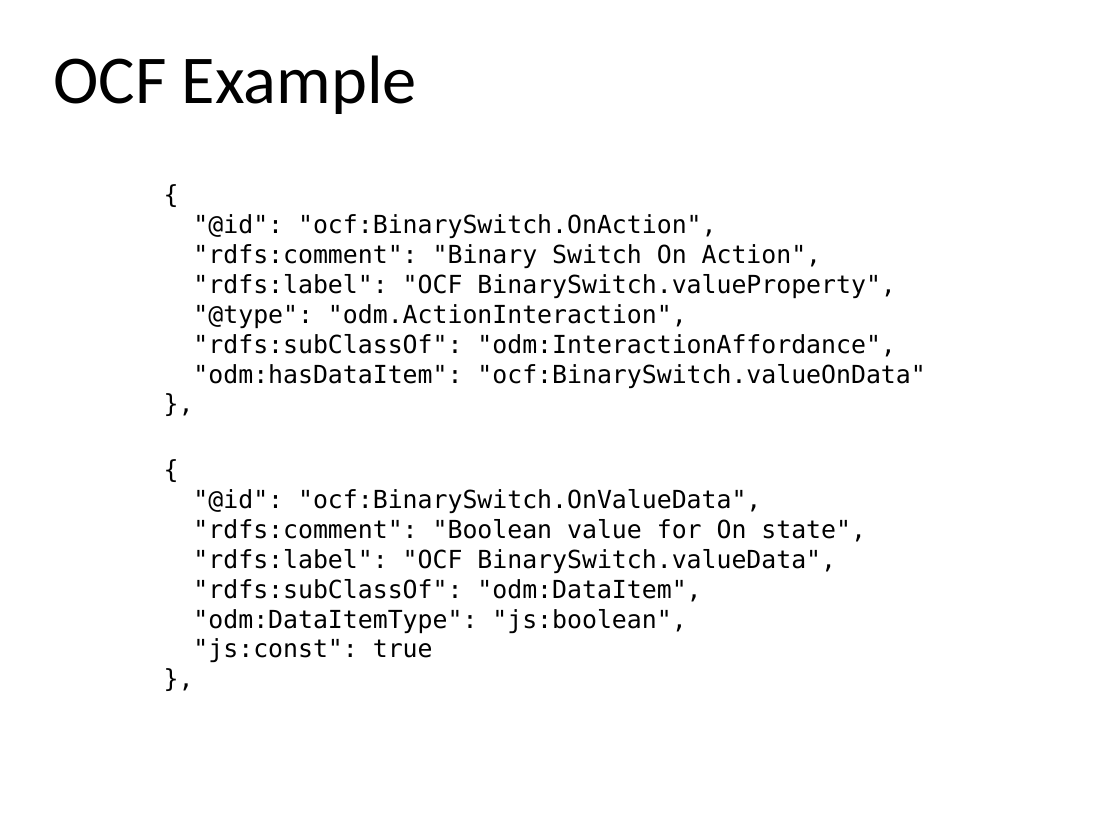
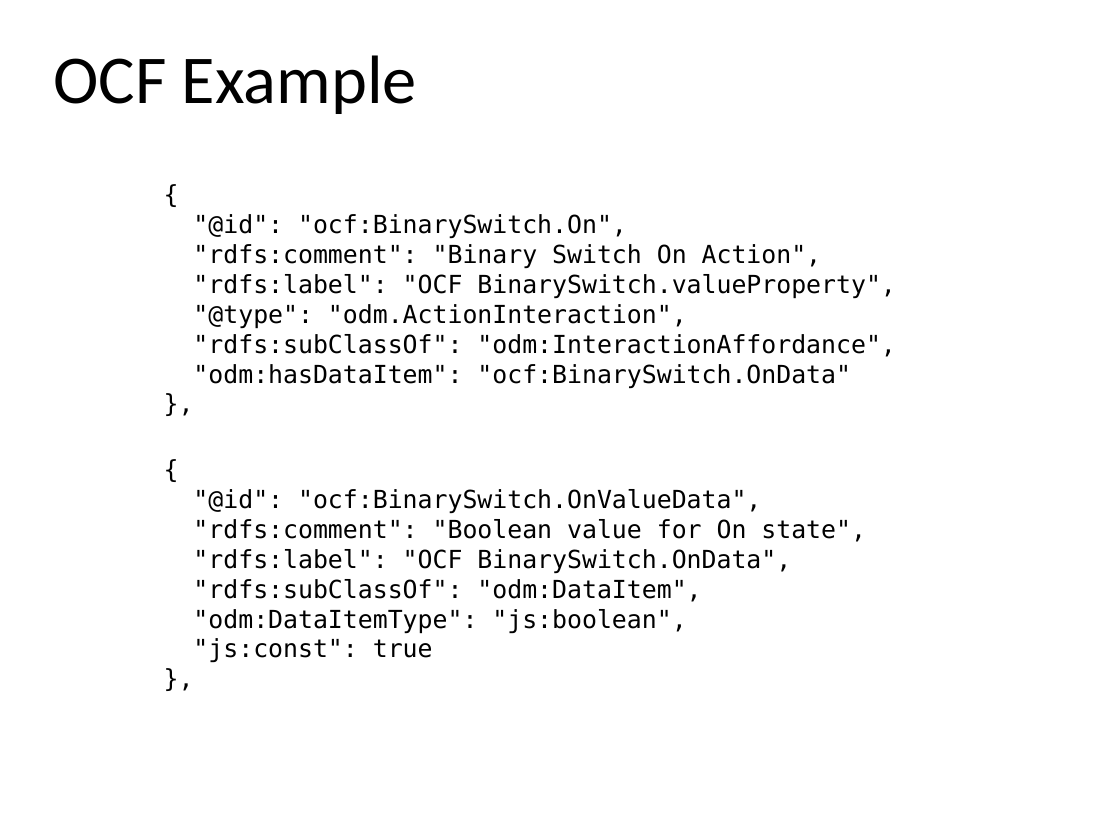
Before and after one commit to mjkoster/ODM-Examples, a slide deck: slide 22 of ODM-CDF.pptx. Drawn at 1120x840 pixels with LibreOffice and Linux fonts; fonts in the diff are those of the drawing. Boxes give left, top, right and bottom in pixels: in the first picture for what was removed or moved away, otherwise in the second. Text is boxed around its words. In the diff, an @@ line names an element or a change of style, - is before the commit and + after.

Commit message:
Add TDL to slides
Also align terms and fix typos

```diff
--- a/ODM-CDF.pptx
+++ b/ODM-CDF.pptx
@@ text at (193,214,627,239): text changed @@
-"@id": "ocf:BinarySwitch.OnAction",
+"@id": "ocf:BinarySwitch.On",
@@ text at (193,364,851,389): text changed @@
-"odm:hasDataItem": "ocf:BinarySwitch.valueOnData"
+"odm:hasDataItem": "ocf:BinarySwitch.OnData"
@@ text at (193,549,791,574): text changed @@
-"rdfs:label": "OCF BinarySwitch.valueData",
+"rdfs:label": "OCF BinarySwitch.OnData",
```
Also in this commit, not shown: 15 other slides changed, 8 slides added, 2 other files.
